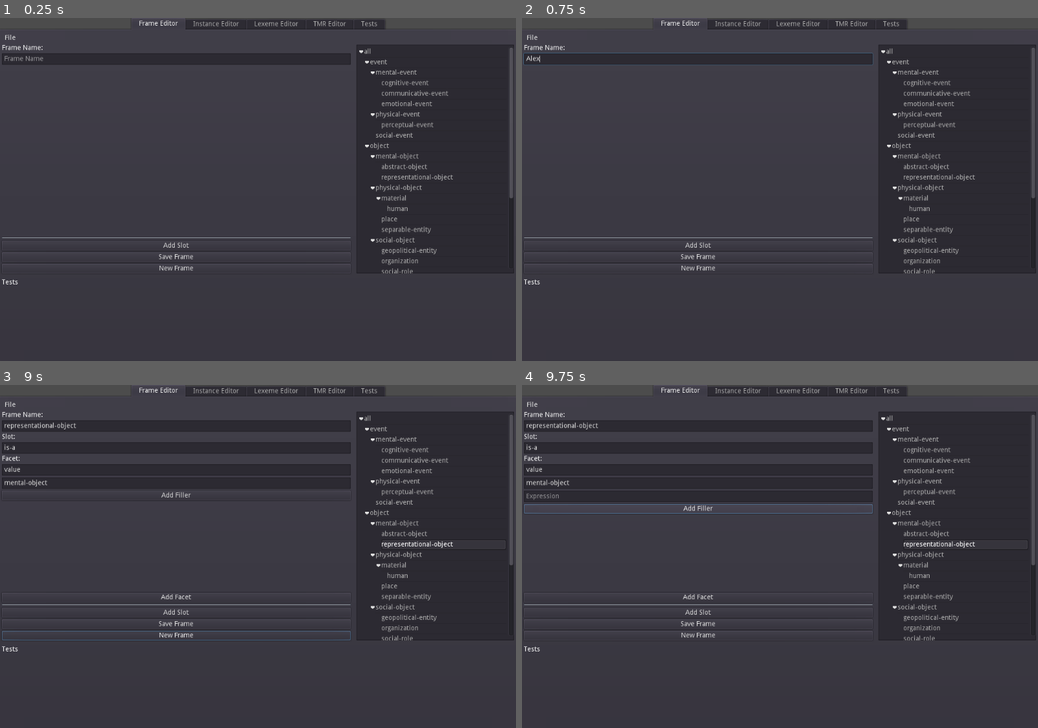
Above: before the commit, frames 1-4 (two rows, left to right).
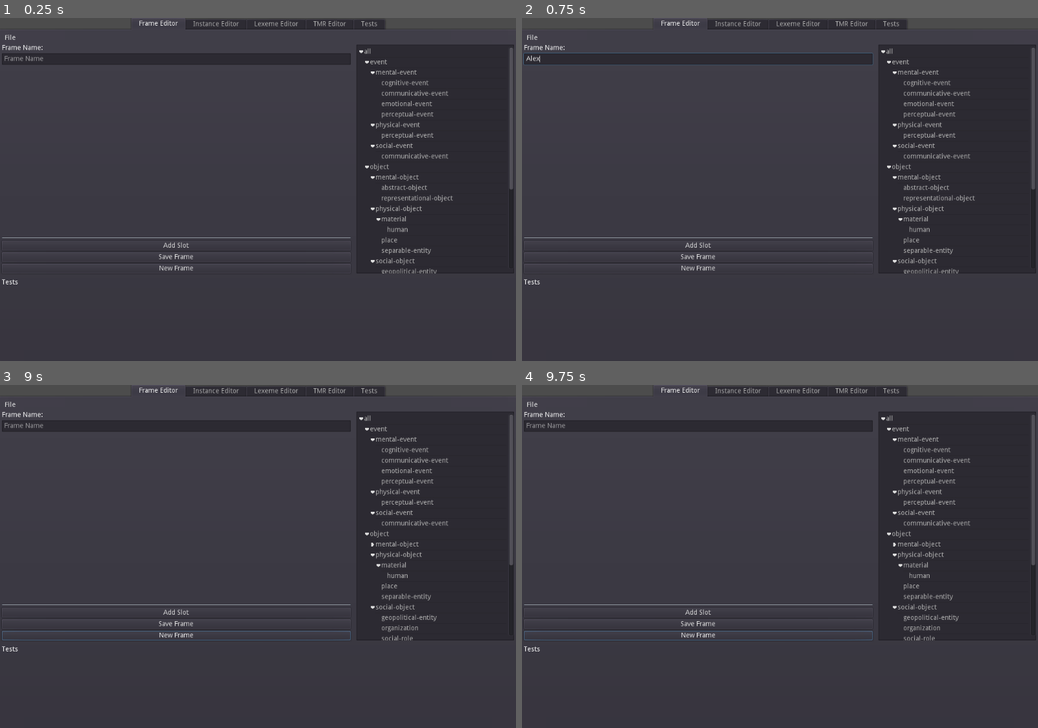
Above: after the commit, the same moments.

Repository: Eibriel/CompiAgent
Game: Godot game, scene res://MainScene.tscn
Two runs of this game, one before a commit and one after it. Both use one fixed random seed, a clock stepped at 60 frames per second and the inputs below.
Inputs (mouse positions are in pixels of both pictures, inside the frame that each line leads up to):
- Up to frame 1 (0.25 s): no input
- Up to frame 2 (0.75 s): click (697, 59) at 0.52 s; type "Alex" at 0.6 s
- Up to frame 3 (9 s): click "Save Frame" at 1.25 s; click "New Frame" at 2 s; click "New Frame" at 2.75 s; click "File" at 3.5 s; click "Add Slot" at 4.25 s; click "File" at 5 s; click "Add Slot" at 5.75 s; click "File" at 6.5 s; click "Add Slot" at 7.25 s; click "New Frame" at 8 s; tap Enter at 8.75 s; move the mouse to (371, 539) at 8.77 s; tap Alt at 8.85 s; click (371, 539) at 8.92 s
- Up to frame 4 (9.75 s): click (697, 494) at 9.5 s, where only the run before the commit has a clickable "Add Filler"

The runs differ from the first frame. In frame 1, 1.3% of the frame differs, in the area x 70-100%, y 27-75%; in frame 2, 1.3%; in frame 3, 1.8%; in frame 4, 2.5%, in the area x 0-88%, y 10-75%.

Commit message:
Ontology class integration to load and save

Diff:
--- a/CompiAgent/ontology_class.gd
+++ b/CompiAgent/ontology_class.gd
@@ -65,9 +65,12 @@
 	func _init(_name):
 		name = _name
 
-	func add_facet(facet_id):
-		var f = Facet.new(facet_id)
-		facets[facet_id] = f
+	func add_facet(facet_name):
+		var f = get_facet(facet_name)
+		if f:
+			return f
+		f = Facet.new(facet_name)
+		facets[facet_name] = f
 		return f
 
 	func erase_facet(facet_name, comparison_mode):
@@ -79,6 +82,9 @@
 		if not facets.has(facet_name):
 			return
 		return facets[facet_name]
+
+	func get_facet_names():
+		return facets.keys()
 
 	func do_facets(function):
 		pass
@@ -104,6 +110,9 @@
 			return false
 		return slots[slot_name]
 
+	func get_slot_names():
+		return slots.keys()
+
 	func addFiller(slotname, facetname, filler):
 		var s = add_slot(slotname)
 		var f = s.add_facet(facetname)
@@ -129,21 +138,20 @@
 		pass
 
 	func createSlot(inherit, allslots):
-		# get inherited slots and facets
-		pass
-
-
-
-func add_frame(frame_id):
-	var f = Frame.new(frame_id)
-	frames[frame_id] = f
+		#
+		pass
+
+
+
+func add_frame(frame_name):
+	var f = Frame.new(frame_name)
+	frames[frame_name] = f
 	return f
 
-func erase_frame(frame_if):
-	# TODO
-	pass
-
-func erase_slot(frame_id, comparison_mode):
+func erase_frame(frame_name):
+	frames.erase(frame_name)
+
+func erase_slot(frame_name, comparison_mode):
 	# TODO
 	# Delete all fillers from all facets of the specified slot.
 	pass
@@ -215,4 +223,14 @@
 					f.addFiller(slot, facet, filler)
 
 func turn_into_dictionary():
-	pass
+	var frames_data = {}
+	for frame_name in get_frames_names():
+		frames_data[frame_name] = {}
+		var frame = get_frame(frame_name)
+		for slot_name in frame.get_slot_names():
+			frames_data[frame_name][slot_name] = {}
+			var slot = frame.get_slot(slot_name)
+			for facet_name in slot.get_facet_names():
+				var facet = slot.get_facet(facet_name)
+				frames_data[frame_name][slot_name][facet_name] = facet.get_fillers(false)
+	return frames_data
--- a/FrameEditor.gd
+++ b/FrameEditor.gd
@@ -19,7 +19,7 @@
 ## Ontology instance
 var onto = Ontology.new()
 
-var frames = {
+var default_frames = {
 	"all": {
 		"description": {
 			"value": ["\"Origin frame, source for all frames (default frames)\""]
@@ -44,20 +44,6 @@
 	}
 }
 
-func add_item_to_tree(tree, root, onto, section):
-	var section_item = tree.create_item(root)
-	section_item.set_text(0, section)
-
-	var frames_names = onto.get_frames_names()
-
-	for id in frames_names:
-		var frame = onto.get_frame_by_id(id)
-		var is_a_related = onto.get_related(frame.name, "is-a")
-		if not is_a_related:
-			continue
-		if is_a_related.get_fillers(false).has(section):
-			add_item_to_tree(tree, section_item, onto, frame.name)
-
 # Called when the node enters the scene tree for the first time.
 func _ready():
 
@@ -71,12 +57,32 @@
 	if file.file_exists(json_path):
 		file.open(json_path, File.READ)
 		var text = file.get_as_text()
-		frames = parse_json(text)
+		var frames = parse_json(text)
 		file.close()
-
-	onto.load_from_dictionary(frames)
+		onto.load_from_dictionary(frames)
+	else:
+		onto.load_from_dictionary(default_frames)
 
 	refresh_tree()
+
+
+func add_item_to_tree(tree, root, frame_name):
+	# Create item on tree for frame_name
+	var frame_item = tree.create_item(root)
+	frame_item.set_text(0, frame_name)
+
+	# Get all frame names
+	var frames_names = onto.get_frames_names()
+
+	for id in frames_names:
+		# Get is-a elements for id
+		var is_a_related = onto.get_related(id, "is-a")
+		if not is_a_related:
+			continue
+		# If frame_name in is-a
+		# add to tree as child of frame_item
+		if is_a_related.get_fillers(false).has(frame_name):
+			add_item_to_tree(tree, frame_item, id)
 
 
 func refresh_tree():
@@ -84,12 +90,7 @@
 	var root_frame = frames_tree.create_item()
 	frames_tree.set_hide_root(true)
 
-	add_item_to_tree(frames_tree, root_frame, onto, "all")
-
-
-# Called every frame. 'delta' is the elapsed time since the previous frame.
-#func _process(delta):
-#    pass
+	add_item_to_tree(frames_tree, root_frame, "all")
 
 
 func _on_Tree_cell_selected():
@@ -99,24 +100,26 @@
 	display_info(cname)
 
 
-func display_info(cname):
-	frame_name.set_text(cname)
+func display_info(fname):
+	frame_name.set_text(fname)
 
 	for m in frame_slots.get_children():
 		frame_slots.remove_child(m)
 
-	if cname == "":
+	if fname == "":
 		return
 
-	for slot in frames[cname]:
+	var frame = onto.get_frame_by_id(fname)
+
+	for slot in frame.get_slot_names():
 		var slot_editor = addSlot()
 		var slot_name = slot_editor.get_node("VBoxContainer/SlotName")
 		slot_name.set_text(slot)
-		for facet in frames[cname][slot]:
+		for facet in frame.get_slot(slot).get_facet_names():
 			var facet_editor = addFacet(slot_editor)
 			var facet_name = facet_editor.get_node("VBoxContainer/FacetName")
 			facet_name.set_text(facet)
-			for filler in frames[cname][slot][facet]:
+			for filler in frame.get_slot(slot).get_facet(facet).get_fillers(false):
 				var filler_editor = addFiller(facet_editor)
 				filler_editor.set_text(filler)
 
@@ -145,26 +148,26 @@
 	return filler_lineedit
 
 func _on_ButtonSaveFrame_button_up():
-	var cname = frame_name.get_text()
-	if cname == "":
+	var fname = frame_name.get_text()
+	if fname == "":
 		return
-	var frame_data = {}
+
+	onto.erase_frame(fname)
+	onto.add_frame(fname)
 
 	for slot in frame_slots.get_children():
 		var slot_name = slot.get_node("VBoxContainer/SlotName").get_text()
-		frame_data[slot_name] = {}
 		for facet in slot.get_node("VBoxContainer/VBoxContainerFacets").get_children():
 			var facet_name = facet.get_node("VBoxContainer/FacetName").get_text()
-			frame_data[slot_name][facet_name] = []
 			for filler in facet.get_node("VBoxContainer/VBoxContainerFillers").get_children():
 				var filler_expression = filler.get_text()
-				frame_data[slot_name][facet_name].append(filler_expression)
+				onto.get_frame(fname).addFiller(slot_name, facet_name, filler_expression)
 
-	frames[cname] = frame_data
+	var onto_dict = onto.turn_into_dictionary()
 
 	var file = File.new()
 	file.open(json_path, File.WRITE)
-	file.store_line(to_json(frames))
+	file.store_line(JSON.print(onto_dict, "\t"))
 	file.close()
 
 	refresh_tree()
--- a/frames.json
+++ b/frames.json
@@ -1,236 +1,236 @@
 {
-  "abstract-object": {
-    "is-a": {
-      "value": [
-        "mental-object"
-      ]
-    }
-  },
-  "all": {
-    "description": {
-      "value": [
-        "\"Origin frame, source for all frames\""
-      ]
-    }
-  },
-  "attribute": {
-    "is-a": {
-      "value": [
-        "property"
-      ]
-    }
-  },
-  "cognitive-event": {
-    "is-a": {
-      "value": [
-        "mental-event"
-      ]
-    }
-  },
-  "communicative-event": {
-    "is-a": {
-      "value": [
-        "social-event",
-        "mental-event"
-      ]
-    }
-  },
-  "emotional-event": {
-    "is-a": {
-      "value": [
-        "mental-event"
-      ]
-    }
-  },
-  "event": {
-    "description": {
-      "value": [
-        "\"Something that happends\""
-      ]
-    },
-    "is-a": {
-      "value": [
-        "all"
-      ]
-    }
-  },
-  "event-object-relation": {
-    "is-a": {
-      "value": [
-        "relation"
-      ]
-    }
-  },
-  "event-relation": {
-    "is-a": {
-      "value": [
-        "relation"
-      ]
-    }
-  },
-  "geopolitical-entity": {
-    "is-a": {
-      "value": [
-        "social-object"
-      ]
-    }
-  },
-  "human": {
-    "is-a": {
-      "value": [
-        "material"
-      ]
-    }
-  },
-  "linear-attribute": {
-    "is-a": {
-      "value": [
-        "attribute"
-      ]
-    }
-  },
-  "material": {
-    "is-a": {
-      "value": [
-        "physical-object"
-      ]
-    }
-  },
-  "mental-event": {
-    "is-a": {
-      "value": [
-        "event"
-      ]
-    }
-  },
-  "mental-object": {
-    "is-a": {
-      "value": [
-        "object"
-      ]
-    }
-  },
-  "object": {
-    "is-a": {
-      "value": [
-        "all"
-      ]
-    }
-  },
-  "object-relation": {
-    "is-a": {
-      "value": [
-        "relation"
-      ]
-    }
-  },
-  "organization": {
-    "is-a": {
-      "value": [
-        "social-object"
-      ]
-    }
-  },
-  "perceptual-event": {
-    "is-a": {
-      "value": [
-        "mental-event",
-        "physical-event"
-      ]
-    }
-  },
-  "physical-event": {
-    "is-a": {
-      "value": [
-        "event"
-      ]
-    }
-  },
-  "physical-object": {
-    "is-a": {
-      "value": [
-        "object"
-      ]
-    }
-  },
-  "place": {
-    "is-a": {
-      "value": [
-        "physical-object"
-      ]
-    }
-  },
-  "property": {
-    "is-a": {
-      "value": [
-        "all"
-      ]
-    }
-  },
-  "relation": {
-    "is-a": {
-      "value": [
-        "property"
-      ]
-    }
-  },
-  "representational-object": {
-    "is-a": {
-      "value": [
-        "mental-object"
-      ]
-    }
-  },
-  "scalar-attribute": {
-    "is-a": {
-      "value": [
-        "attribute"
-      ]
-    }
-  },
-  "separable-entity": {
-    "is-a": {
-      "value": [
-        "physical-object"
-      ]
-    }
-  },
-  "social-event": {
-    "is-a": {
-      "value": [
-        "event"
-      ]
-    }
-  },
-  "social-object": {
-    "is-a": {
-      "value": [
-        "object"
-      ]
-    }
-  },
-  "social-role": {
-    "is-a": {
-      "value": [
-        "social-object"
-      ]
-    }
-  },
-  "is-a": {
-    "is-a": {
-      "value": [
-        "relation"
-      ]
-    },
-    "domain": {
-      "sem": [
-        "*all"
-      ]
-    },
-    "range": {
-      "sem": [
-        "*all"
-      ]
-    }
-  }
+	"abstract-object": {
+		"is-a": {
+			"value": [
+				"mental-object"
+			]
+		}
+	},
+	"attribute": {
+		"is-a": {
+			"value": [
+				"property"
+			]
+		}
+	},
+	"cognitive-event": {
+		"is-a": {
+			"value": [
+				"mental-event"
+			]
+		}
+	},
+	"communicative-event": {
+		"is-a": {
+			"value": [
+				"social-event",
+				"mental-event"
+			]
+		}
+	},
+	"emotional-event": {
+		"is-a": {
+			"value": [
+				"mental-event"
+			]
+		}
+	},
+	"event": {
+		"description": {
+			"value": [
+				"\"Something that happends\""
+			]
+		},
+		"is-a": {
+			"value": [
+				"all"
+			]
+		}
+	},
+	"event-object-relation": {
+		"is-a": {
+			"value": [
+				"relation"
+			]
+		}
+	},
+	"event-relation": {
+		"is-a": {
+			"value": [
+				"relation"
+			]
+		}
+	},
+	"geopolitical-entity": {
+		"is-a": {
+			"value": [
+				"social-object"
+			]
+		}
+	},
+	"human": {
+		"is-a": {
+			"value": [
+				"material"
+			]
+		}
+	},
+	"linear-attribute": {
+		"is-a": {
+			"value": [
+				"attribute"
+			]
+		}
+	},
+	"material": {
+		"is-a": {
+			"value": [
+				"physical-object"
+			]
+		}
+	},
+	"mental-event": {
+		"is-a": {
+			"value": [
+				"event"
+			]
+		}
+	},
+	"mental-object": {
+		"is-a": {
+			"value": [
+				"object"
+			]
+		}
+	},
+	"object": {
+		"is-a": {
+			"value": [
+				"all"
+			]
+		}
+	},
+	"object-relation": {
+		"is-a": {
+			"value": [
+				"relation"
+			]
+		}
+	},
+	"organization": {
+		"is-a": {
+			"value": [
+				"social-object"
+			]
+		}
+	},
+	"perceptual-event": {
+		"is-a": {
+			"value": [
+				"mental-event",
+				"physical-event"
+			]
+		}
+	},
+	"physical-event": {
+		"is-a": {
+			"value": [
+				"event"
+			]
+		}
+	},
+	"physical-object": {
+		"is-a": {
+			"value": [
+				"object"
+			]
+		}
+	},
+	"place": {
+		"is-a": {
+			"value": [
+				"physical-object"
+			]
+		}
+	},
+	"property": {
+		"is-a": {
+			"value": [
+				"all"
+			]
+		}
+	},
+	"relation": {
+		"is-a": {
+			"value": [
+				"property"
+			]
+		}
+	},
+	"representational-object": {
+		"is-a": {
+			"value": [
+				"mental-object"
+			]
+		}
+	},
+	"scalar-attribute": {
+		"is-a": {
+			"value": [
+				"attribute"
+			]
+		}
+	},
+	"separable-entity": {
+		"is-a": {
+			"value": [
+				"physical-object"
+			]
+		}
+	},
+	"social-event": {
+		"is-a": {
+			"value": [
+				"event"
+			]
+		}
+	},
+	"social-object": {
+		"is-a": {
+			"value": [
+				"object"
+			]
+		}
+	},
+	"social-role": {
+		"is-a": {
+			"value": [
+				"social-object"
+			]
+		}
+	},
+	"is-a": {
+		"is-a": {
+			"value": [
+				"relation"
+			]
+		},
+		"domain": {
+			"sem": [
+				"*all"
+			]
+		},
+		"range": {
+			"sem": [
+				"*all"
+			]
+		}
+	},
+	"all": {
+		"description": {
+			"value": [
+				"\"Origin frame, source for all framessss\""
+			]
+		}
+	}
 }
